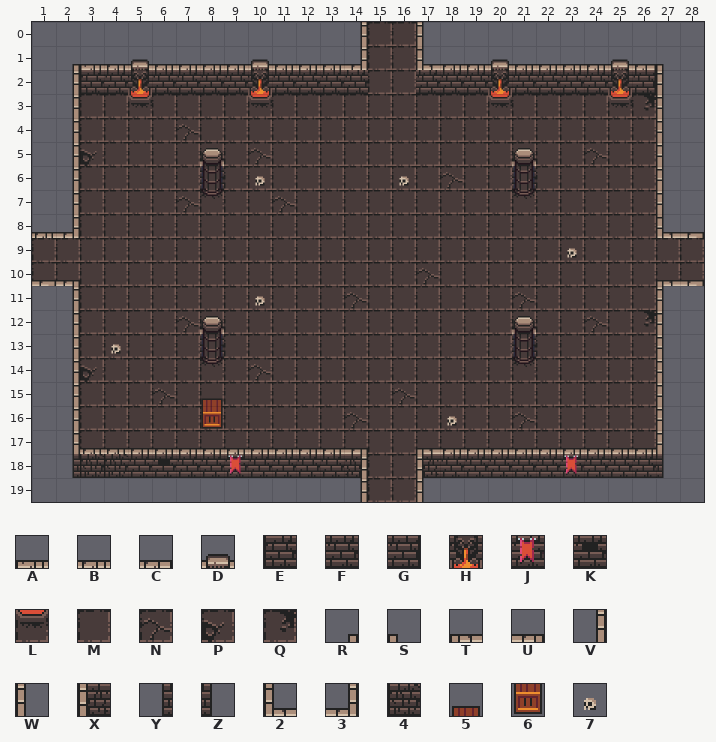
Two versions of a level (Tiled map, src/main/resources/assets/levels/tmx/challengeRoom.tmx). The first picture shows the starting point.
Cells are 32x32 px. Shown: x 1..28, y 0..19.
Key: from "0x72_DungeonTilesetII_32x32": A 1, B 2, C 3, D 4, E 33, F 34, G 35, H 36, J 65, K 67, L 68, M 129, N 130, P 161, Q 193, R 224, S 225, T 226, U 227, V 256, W 257, X 258, Y 288, Z 289, 2 290, 3 291, 4 322, 5 594, 6 626, 7 658.
_ is an empty cell, # one hidden under a higher layer.
Layers that did not change in this view are not listed.
Layer "Tile Layer 1" before, first column x 1:
 0 ______________MM____________
 1 _RABBBBBBBBBBBMMBBBBBBBBBCS_
 2 _VEF#FFFF#FFFFMMFFF#FFFF#GW_
 3 __MM#MMMM#MMMMMMMMM#MMMM##__
 4 __MMMM#MMMMMMMMMMMMMMMMMMM__
 5 __#MMMMMM#MMMMMMMMMMMMM#MM__
 6 __MMMMM#MMMMMMMMM#MM#MMMMM__
 7 __MMMM##MM#MMMMMMMMM#MMMMM__
 8 B_MMMMMMMMMMMMMMMMMMMMMMMM__
 9 MM#MMMMMMMMMMMMMMMMMMMMMMMMM
10 MM#MMMMMMMMMMMMM#MMMMMMMMMMM
11 __MMMMMMMMMMM#MMMMMM#MMMMM__
12 __MMMM#MMMMMMMMMMMMMMMM#M#__
13 __MMMMM#MMMMMMMMMMMM#MMMMM__
14 __#MMMM#M#MMMMMMMMMM#MMMMM__
15 __MMM#MMMMMMMMM#MMMMMMMMMM__
16 __MMMMMMMMMMM#MMMMMM#MMMMM__
17 __MMMMMMMMMMMMMMMMMMMMMMMM__
18 __44F#FF#FFFF#MMXFFFFF#FFF__
19 ______________MM____________
Layer "Tile Layer 3" before, first column x 1:
 0 _____________V__W___________
 1 ____D____D___3__2__D____D___
 2 ____H____H_________H____H___
 3 _V__L____L_________L____LQW_
 4 _V____N___________________W_
 5 _VP______N_____________N__W_
 6 _V_______7_____7_N________W_
 7 _V____N___N_______________W_
 8 _3________________________2_
 9 __M___________________7_____
10 _UM_____________N_________T_
11 _V_______7___N______N_____W_
12 _V____N________________N_QW_
13 _V_7______________________W_
14 _VP______N________________W_
15 _V___N_5_______N__________W_
16 _V_____6_____N___7__N_____W_
17 _VBBBBBBBBBBB____BBBBBBBBBW_
18 _Y___K__J_____________J___Z_
19 ____________________________
The result:
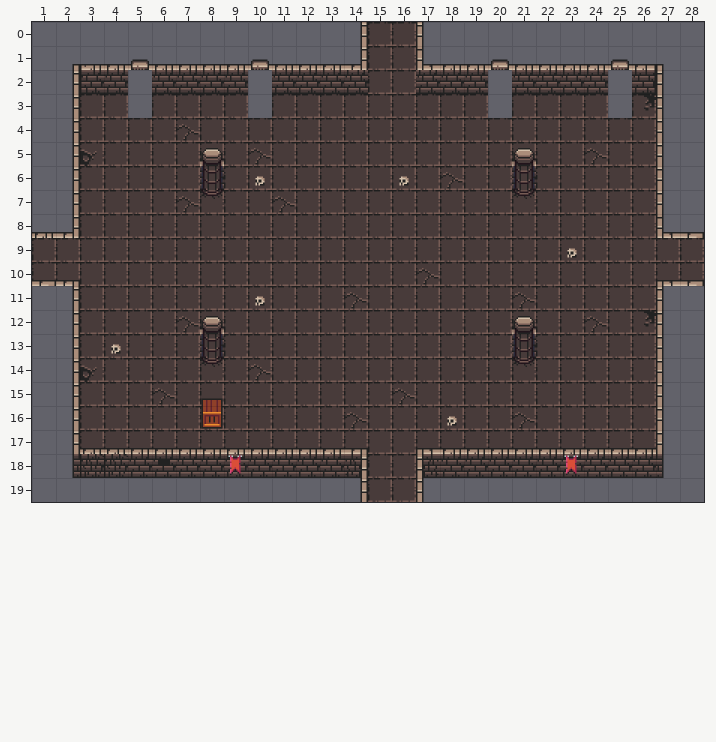
Changes in this commit:
Layer "Tile Layer 1":
y 2..3: x 5 # -> _; x 10 # -> _; x 20 # -> _; x 25 # -> _
Layer "Tile Layer 3":
y 2: x 5 H -> _; x 10 H -> _; x 20 H -> _; x 25 H -> _
y 3: x 5 L -> _; x 10 L -> _; x 20 L -> _; x 25 L -> _
Where, in picture pixels (left, top, right, bottom), the same in both pictures:
removed: (128, 70, 152, 118)
removed: (248, 70, 272, 118)
removed: (488, 70, 512, 118)
removed: (608, 70, 632, 118)
